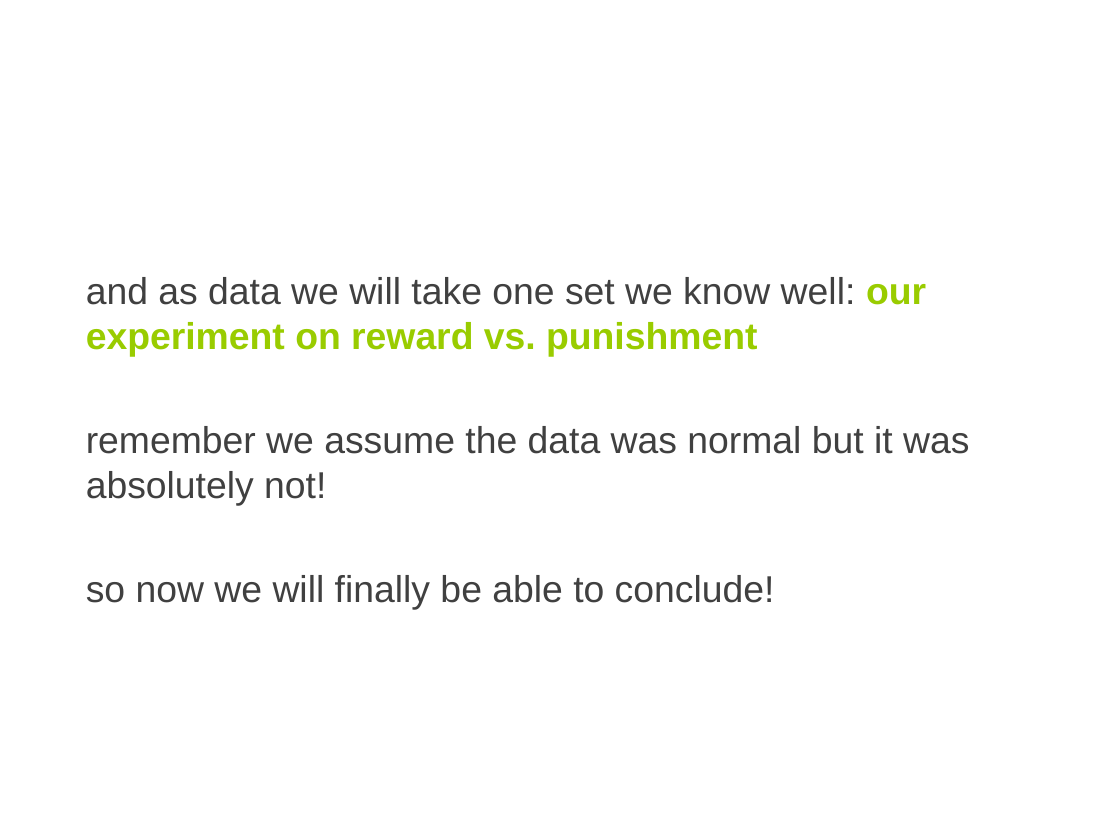
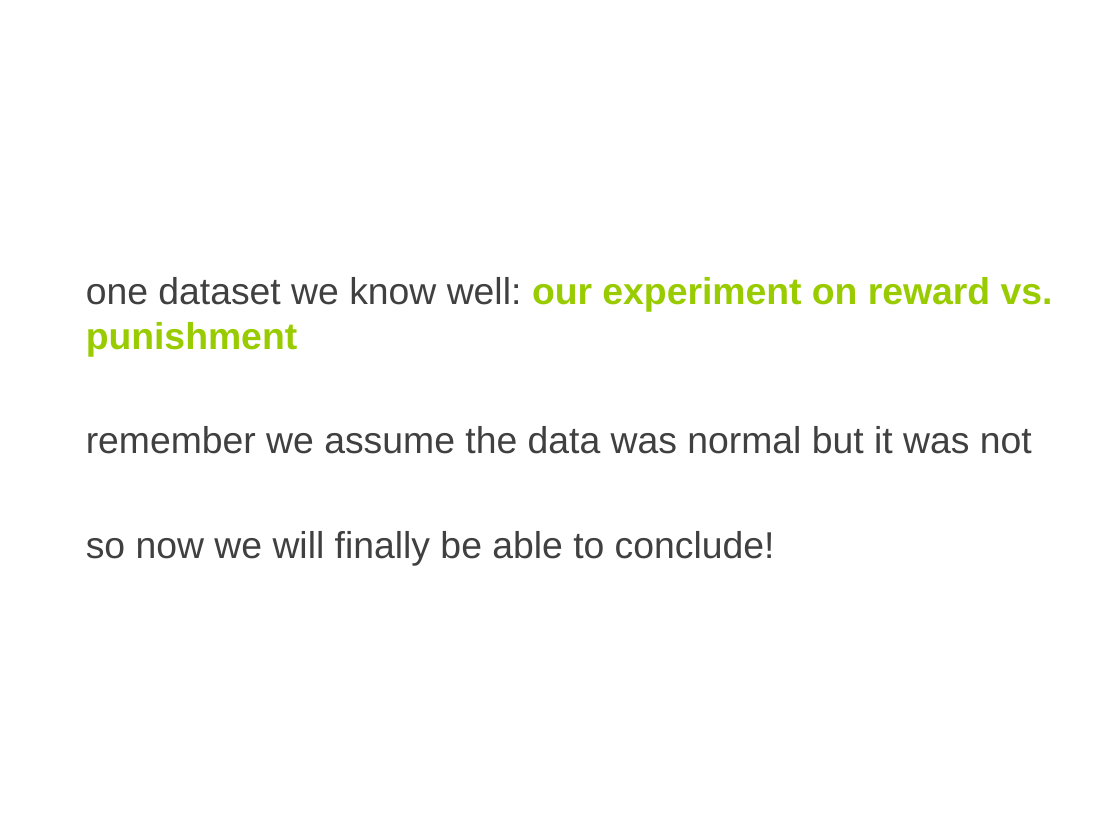
Before and after one commit to coms10011/2018_19, a slide deck: slide 21 of 16_NonParametricTests/16-Roudaut-NonParametric-50min.pptx. Drawn at 1120x840 pixels with LibreOffice and Linux fonts; fonts in the diff are those of the drawing. Boxes give left, top, right and bottom in pixels: in the first picture for what was removed or moved away, otherwise in the second. Text is boxed around its words. In the diff, an @@ line names an element or a change of style, - is before the commit and + after.

```diff
--- a/16_NonParametricTests/16-Roudaut-NonParametric-50min.pptx
+++ b/16_NonParametricTests/16-Roudaut-NonParametric-50min.pptx
@@ text at [86, 277, 1053, 454]: text changed @@
-and as data we will take one set we know well: our experiment on reward vs. punishment
-remember we assume the data was normal but it was absolutely not!
+one dataset we know well: our experiment on reward vs. punishment
+remember we assume the data was normal but it was not
```
Also in this commit, not shown: 2 other slides changed, 2 other files.
